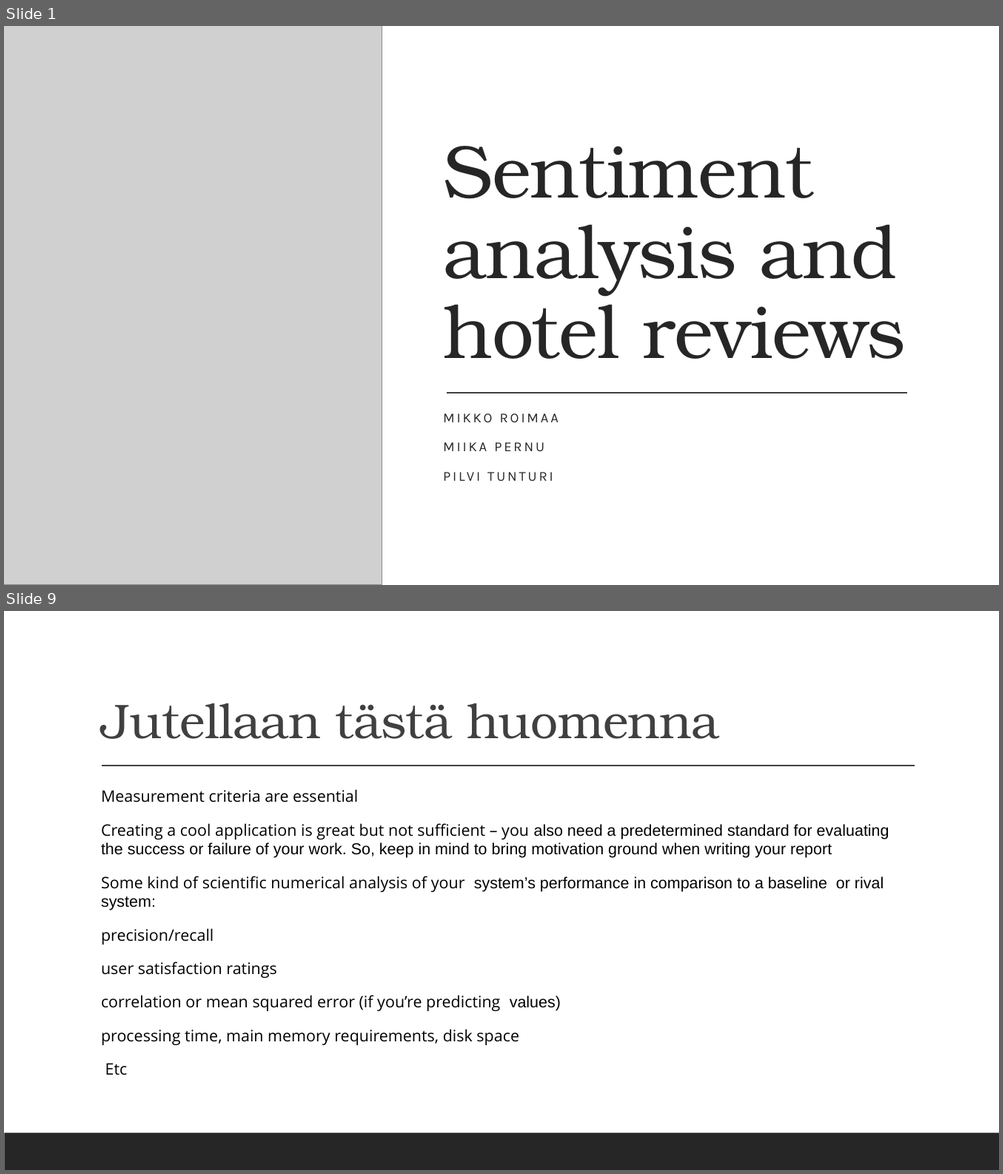
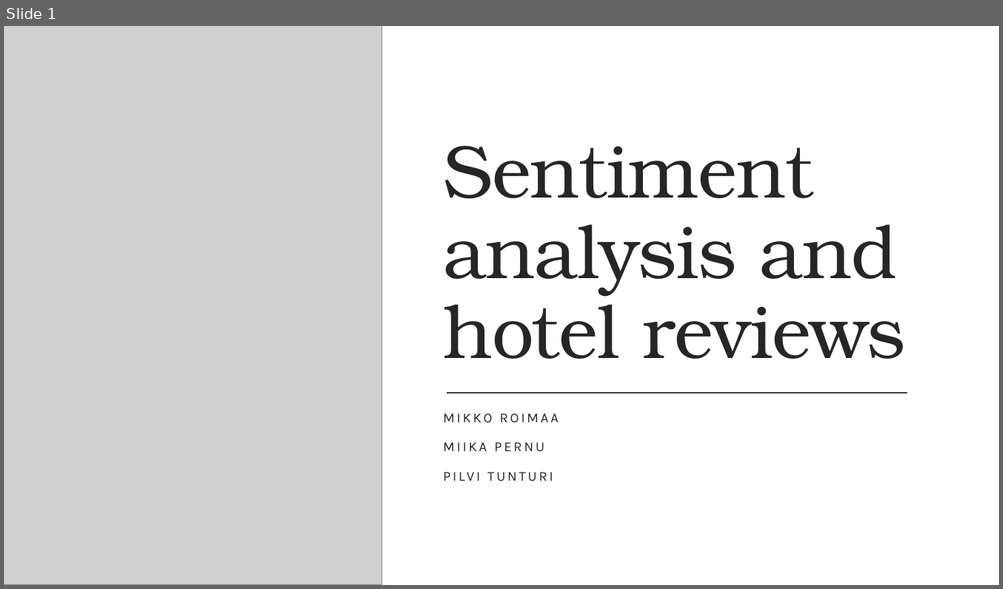
Before and after one commit to MipedD/521158S-NLP-project, a slide deck: NLP Project Seminar Presentation.pptx. Shown one above the other, each under a label of ours: slides 1 and 9 before the commit, slide 1 after it; the slides between them are not shown. The pictures are 1003x1174 and 1003x589 pixels, drawn with LibreOffice and Linux fonts; fonts in the diff are those of the drawing; grey boxes stand for pictures. Boxes give left, top, right and bottom in pixels: in the first picture for what was removed or moved away, otherwise in the second. Text is boxed around its words. In the diff, an @@ line names an element or a change of style, - is before the commit and + after.

```diff
--- a/NLP Project Seminar Presentation.pptx
+++ b/NLP Project Seminar Presentation.pptx
@@ slide 9 removed at [4,611,999,1170], background #FFFFFF; not listed: 1 template element that a slide beside it also shows @@
@@ title removed at [101,703,719,739] @@
-Jutellaan tästä huomenna
@@ line removed from (102, 766) to (915, 766) @@
@@ text removed at [101,789,889,1076] @@
-  Measurement criteria are essential
-  Creating a cool application is great but not sufficient – you also need a predetermined standard for evaluating the success or failure of your work. So, keep in mind to bring motivation ground when writing your report
-  Some kind of scientific numerical analysis of your system’s performance in comparison to a baseline or rival system:
-  precision/recall
-  user satisfaction ratings
-  correlation or mean squared error (if you’re predicting values)
-  processing time, main memory requirements, disk space
-  Etc
```
Also in this commit, not shown: 6 slides changed, 1 other slide removed.
